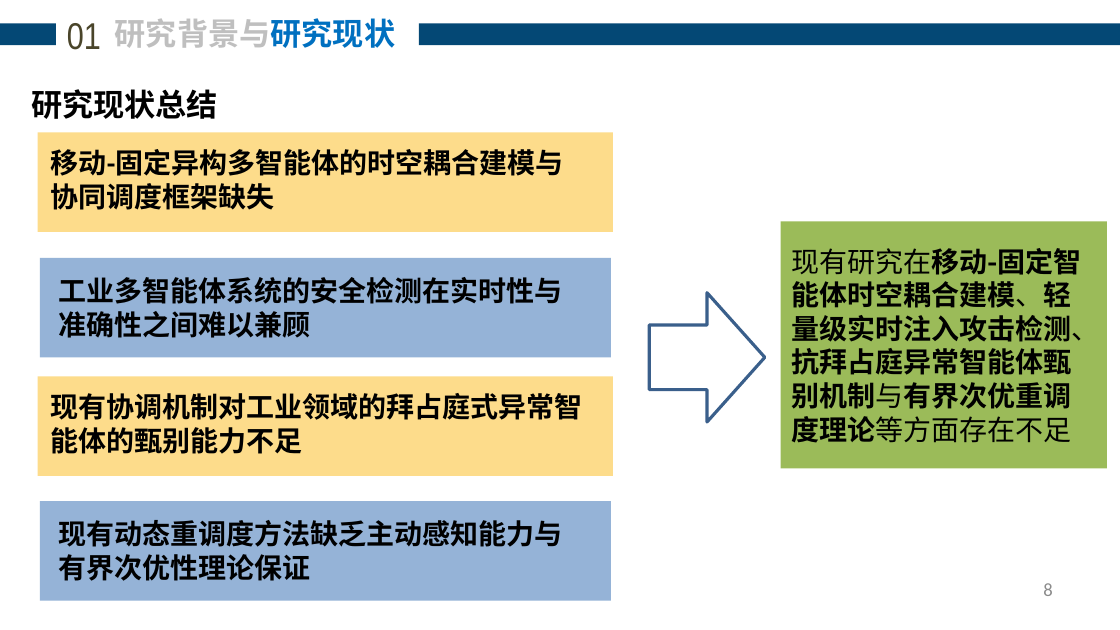
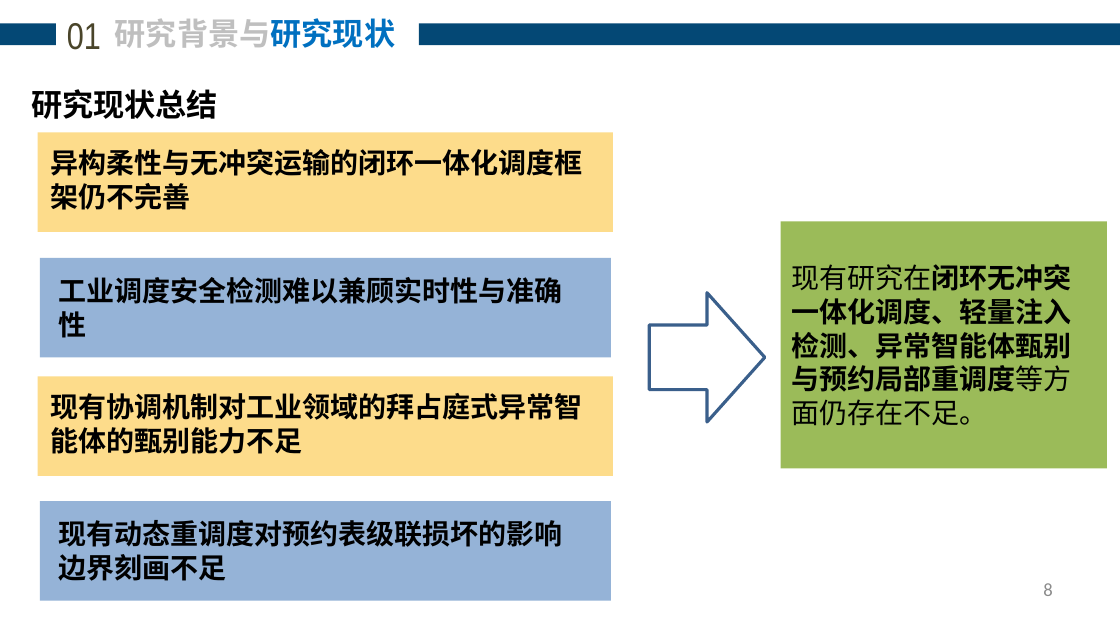
Before and after one commit to analyst2004lx/paper01, a slide deck: slide 8 of 开题报告/于琪-开题PPT(20260809) .pptx. Drawn at 1120x630 pixels with LibreOffice and Linux fonts; fonts in the diff are those of the drawing. Boxes give left, top, right and bottom in pixels: in the first picture for what was removed or moved away, otherwise in the second. Text is boxed around its words. In the diff, an @@ line names an element or a change of style, - is before the commit and + after.

```diff
--- a/开题报告/于琪-开题PPT(20260809) .pptx
+++ b/开题报告/于琪-开题PPT(20260809) .pptx
@@ text at (51, 149, 583, 210): text changed @@
-移动-固定异构多智能体的时空耦合建模与协同调度框架缺失
+异构柔性与无冲突运输的闭环一体化调度框架仍不完善
@@ text in rectangle at (792, 264, 1072, 426): text changed @@
-现有研究在移动-固定智能体时空耦合建模、轻量级实时注入攻击检测、抗拜占庭异常智能体甄别机制与有界次优重调度理论等方面存在不足
+现有研究在闭环无冲突一体化调度、轻量注入检测、异常智能体甄别与预约局部重调度等方面仍存在不足。
@@ text at (58, 277, 562, 338): text changed @@
-工业多智能体系统的安全检测在实时性与准确性之间难以兼顾
+工业调度安全检测难以兼顾实时性与准确性
@@ text at (58, 520, 562, 581): text changed @@
-现有动态重调度方法缺乏主动感知能力与有界次优性理论保证
+现有动态重调度对预约表级联损坏的影响边界刻画不足
```
Also in this commit, not shown: 17 other slides changed, 1 slide added, 1 slide removed, 9 other files.
